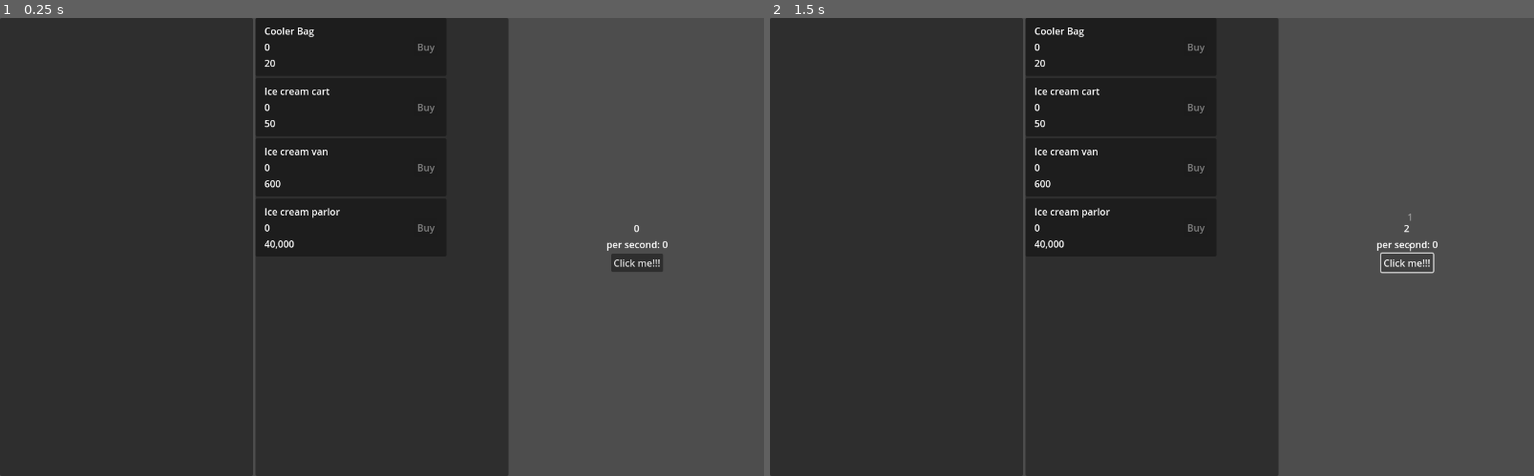
Above: before the commit, frames 1-2 (left to right).
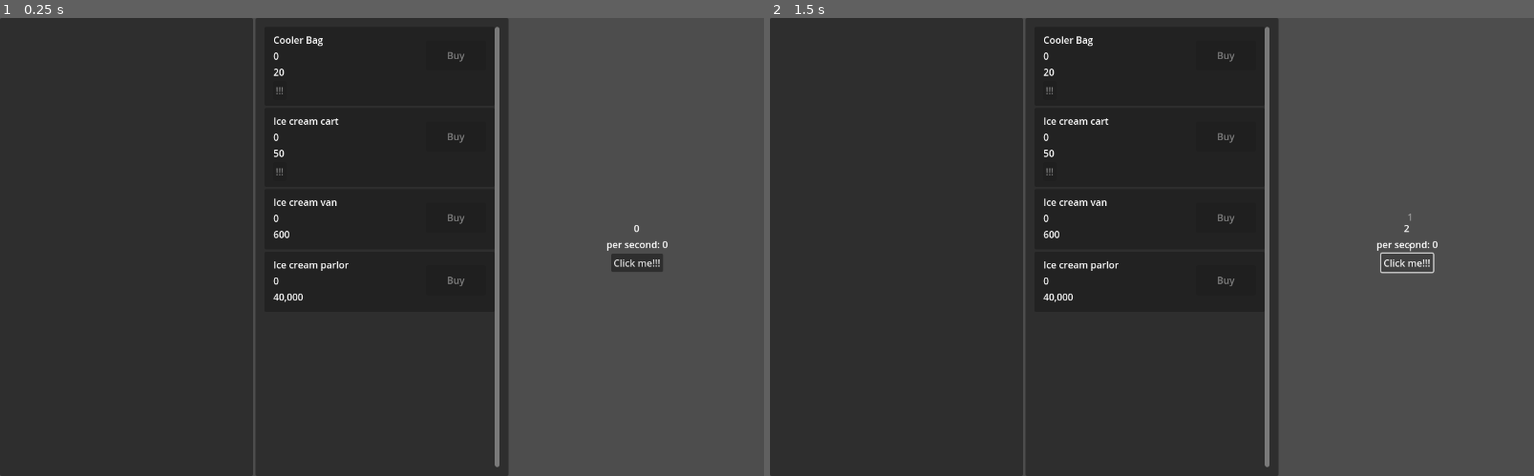
Above: after the commit, the same moments.

Repository: O-39889/tmic
Game: Godot game, scene res://scenes/Main.tscn
Two runs of this game, one before a commit and one after it. Both use one fixed random seed, a clock stepped at 60 frames per second and the inputs below.
Inputs:
- Up to frame 1 (0.25 s): no input
- Up to frame 2 (1.5 s): click "Click me!!!" at 0.5 s; click "Click me!!!" at 1.25 s

The runs differ from the first frame. In frame 1, 1.5% of the frame differs, in the area x 34-66%, y 1-99%; in frame 2, 1.5%.

Commit message:
Add Upgrade scene?

Diff:
--- a/scenes/Business.tscn
+++ b/scenes/Business.tscn
@@ -3,55 +3,60 @@
 [ext_resource type="Script" path="res://scripts/Business.gd" id="1_2qmuf"]
 
 [node name="Business" type="PanelContainer"]
-anchors_preset = -1
-anchor_right = 0.246
-anchor_bottom = 0.144
-offset_right = 5.12
-offset_bottom = -3.67999
+anchors_preset = 14
+anchor_top = 0.5
+anchor_right = 1.0
+anchor_bottom = 0.5
+offset_top = -48.5
+offset_bottom = 48.5
 grow_horizontal = 2
 grow_vertical = 2
 mouse_filter = 1
 script = ExtResource("1_2qmuf")
 
-[node name="PanelContainer" type="PanelContainer" parent="."]
-layout_mode = 2
-
-[node name="MarginContainer" type="MarginContainer" parent="PanelContainer"]
+[node name="MarginContainer" type="MarginContainer" parent="."]
 layout_mode = 2
 theme_override_constants/margin_left = 15
 theme_override_constants/margin_top = 10
 theme_override_constants/margin_right = 15
 theme_override_constants/margin_bottom = 10
 
-[node name="HBoxContainer" type="HBoxContainer" parent="PanelContainer/MarginContainer"]
+[node name="VBoxContainer" type="VBoxContainer" parent="MarginContainer"]
+layout_mode = 2
+
+[node name="HBoxContainer" type="HBoxContainer" parent="MarginContainer/VBoxContainer"]
 layout_mode = 2
 alignment = 2
 
-[node name="VBoxContainer" type="VBoxContainer" parent="PanelContainer/MarginContainer/HBoxContainer"]
+[node name="VBoxContainer" type="VBoxContainer" parent="MarginContainer/VBoxContainer/HBoxContainer"]
 layout_mode = 2
 size_flags_horizontal = 3
 
-[node name="Name" type="Label" parent="PanelContainer/MarginContainer/HBoxContainer/VBoxContainer"]
+[node name="Name" type="Label" parent="MarginContainer/VBoxContainer/HBoxContainer/VBoxContainer"]
 layout_mode = 2
 text = "Business"
 
-[node name="Count" type="Label" parent="PanelContainer/MarginContainer/HBoxContainer/VBoxContainer"]
+[node name="Count" type="Label" parent="MarginContainer/VBoxContainer/HBoxContainer/VBoxContainer"]
 layout_mode = 2
 text = "0"
 
-[node name="Price" type="Label" parent="PanelContainer/MarginContainer/HBoxContainer/VBoxContainer"]
+[node name="Price" type="Label" parent="MarginContainer/VBoxContainer/HBoxContainer/VBoxContainer"]
 layout_mode = 2
 text = "100"
 
-[node name="BuyButton" type="Button" parent="PanelContainer/MarginContainer/HBoxContainer"]
+[node name="BuyButton" type="Button" parent="MarginContainer/VBoxContainer/HBoxContainer"]
+custom_minimum_size = Vector2(100, 50)
 layout_mode = 2
 size_flags_vertical = 4
 text = "Buy"
 
+[node name="UpgradesList" type="HFlowContainer" parent="MarginContainer/VBoxContainer"]
+layout_mode = 2
+
 [node name="TooltipTimer" type="Timer" parent="."]
 one_shot = true
 
-[connection signal="mouse_entered" from="PanelContainer" to="." method="_on_panel_container_mouse_entered"]
-[connection signal="mouse_exited" from="PanelContainer" to="." method="_on_panel_container_mouse_exited"]
-[connection signal="pressed" from="PanelContainer/MarginContainer/HBoxContainer/BuyButton" to="." method="_on_buy_button_pressed"]
+[connection signal="mouse_entered" from="." to="." method="_on_panel_container_mouse_entered"]
+[connection signal="mouse_exited" from="." to="." method="_on_panel_container_mouse_exited"]
+[connection signal="pressed" from="MarginContainer/VBoxContainer/HBoxContainer/BuyButton" to="." method="_on_buy_button_pressed"]
 [connection signal="timeout" from="TooltipTimer" to="." method="_on_tooltip_timer_timeout"]
--- a/scenes/Main.tscn
+++ b/scenes/Main.tscn
@@ -29,13 +29,24 @@
 layout_mode = 2
 size_flags_horizontal = 3
 
-[node name="ScrollContainer" type="ScrollContainer" parent="ThreeContainer/PanelContainer2"]
+[node name="MarginContainer" type="MarginContainer" parent="ThreeContainer/PanelContainer2"]
+layout_mode = 2
+theme_override_constants/margin_left = 15
+theme_override_constants/margin_top = 15
+theme_override_constants/margin_right = 15
+theme_override_constants/margin_bottom = 15
+
+[node name="ScrollContainer" type="ScrollContainer" parent="ThreeContainer/PanelContainer2/MarginContainer"]
 clip_contents = false
 layout_mode = 2
+horizontal_scroll_mode = 0
+vertical_scroll_mode = 2
 
-[node name="BusinessesList" type="VBoxContainer" parent="ThreeContainer/PanelContainer2/ScrollContainer"]
+[node name="BusinessesList" type="VBoxContainer" parent="ThreeContainer/PanelContainer2/MarginContainer/ScrollContainer"]
 custom_minimum_size = Vector2(320, 150)
 layout_mode = 2
+size_flags_horizontal = 3
+size_flags_vertical = 3
 
 [node name="CenterContainer" type="CenterContainer" parent="ThreeContainer"]
 layout_mode = 2
--- /dev/null
+++ b/scenes/Upgrade.tscn
@@ -0,0 +1,13 @@
+[gd_scene load_steps=2 format=3 uid="uid://bna7gbrsvra85"]
+
+[ext_resource type="Script" path="res://scripts/Upgrade.gd" id="1_lpcj5"]
+
+[node name="Upgrade" type="Button"]
+offset_right = 8.0
+offset_bottom = 8.0
+text = "!!!"
+script = ExtResource("1_lpcj5")
+
+[connection signal="mouse_entered" from="." to="." method="_on_mouse_entered"]
+[connection signal="mouse_exited" from="." to="." method="_on_mouse_exited"]
+[connection signal="pressed" from="." to="." method="_on_pressed"]
--- a/scripts/Business.gd
+++ b/scripts/Business.gd
@@ -3,11 +3,14 @@
 signal business_purchased(short_name, amount)
 
 var business;
-@onready var b_name := $PanelContainer/MarginContainer/HBoxContainer/VBoxContainer/Name;
-@onready var b_count := $PanelContainer/MarginContainer/HBoxContainer/VBoxContainer/Count;
-@onready var b_price := $PanelContainer/MarginContainer/HBoxContainer/VBoxContainer/Price;
-@onready var b_utton := $PanelContainer/MarginContainer/HBoxContainer/BuyButton;
-@onready var timer := $TooltipTimer;
+@onready var b_name := find_child("Name");
+@onready var b_count := find_child("Count");
+@onready var b_price := find_child("Price");
+@onready var b_utton := find_child("BuyButton");
+@onready var timer := find_child("TooltipTimer");
+@onready var upgrades_list := find_child("UpgradesList");
+
+@onready var upgrade_scene := preload("res://scenes/Upgrade.tscn");
 
 var next_price: float;
 var tooltip : Control = null;
@@ -19,6 +22,14 @@
 	if business == null:
 		print("Error: business for business node " + str(self) + " is not set");
 		return;
+	var previous_upgrade : Control = null;
+	for u in business.upgrades:
+		var upgrade := upgrade_scene.instantiate();
+		upgrade.business = business;
+		upgrade.upgrade = u;
+		upgrade.previous = previous_upgrade;
+		upgrades_list.add_child(upgrade);
+		previous_upgrade = upgrade;
 	b_name.text = str(business.full_name);
 	update();
 
--- a/scripts/Game.gd
+++ b/scripts/Game.gd
@@ -5,7 +5,8 @@
 @onready var FLAVOURS_INFO : Array = ResourceLoader.load("res://data/flavours.json").data;
 
 var counter : float = 0;
-var businesses : Array;
+var counter_all_time : float = 0;
+var businesses : Array[Business];
 
 var base_click_production : float = 1;
 var clicks : int = 0;
@@ -29,6 +30,7 @@
 	var initial_production: float;
 	var production: float;
 	var production_all_time: float;
+	var upgrades: Array;
 
 	func _init(_id: int, entry: Dictionary):
 		id = _id
@@ -42,6 +44,11 @@
 		initial_production = entry["initial_production"];
 		production = entry["initial_production"];
 		production_all_time = 0;
+		upgrades = entry["upgrades"];
+
+		for u in upgrades:
+			u["purchased"] = false;
+
 
 	func base_produce(delta: float) -> float:
 		return production * count * delta;;
--- a/scripts/Main.gd
+++ b/scripts/Main.gd
@@ -55,6 +55,7 @@
 
 			b.production_all_time += produced;
 			ips += produced;
+			Game.counter_all_time += produced;
 			Game.counter += produced;
 	ips /= delta;
 	Game.ips = ips;
@@ -81,6 +82,7 @@
 
 func _on_button_pressed():
 	var produced : float = Game.get_click_production();
+	Game.counter_all_time += produced;
 	Game.counter += produced;
 	update_counter();
 	var pos := get_viewport().get_mouse_position();
--- /dev/null
+++ b/scripts/Upgrade.gd
@@ -0,0 +1,61 @@
+extends Button
+
+
+enum UpgradeState {
+	HIDDEN,
+	LOCKED,
+	UNLOCKED_NOT_AFFORDABLE,
+	UNLOCKED_AFFORDABLE,
+	PURCHASED,
+}
+
+
+var business : RefCounted;
+var upgrade : Dictionary;
+var state : UpgradeState;
+var previous : Button = null;
+
+
+func _ready():
+	update();
+
+
+func _process(delta):
+	update();
+
+
+func update():
+	self.state = get_state();
+	self.visible = self.state != UpgradeState.HIDDEN;
+	self.disabled = self.state != UpgradeState.UNLOCKED_AFFORDABLE and self.state != UpgradeState.PURCHASED;
+
+
+func get_state() -> UpgradeState:
+	if upgrade["purchased"]:
+		return UpgradeState.PURCHASED;
+	if previous == null:
+		# first one is never hidden
+		if business.count < upgrade["required"]:
+			return UpgradeState.LOCKED;
+		if Game.counter < upgrade["price"]:
+			return UpgradeState.UNLOCKED_NOT_AFFORDABLE;
+	else:
+		if previous.state == UpgradeState.LOCKED or previous.state == UpgradeState.HIDDEN:
+			return UpgradeState.HIDDEN;
+		if business.count < upgrade["required"]:
+			return UpgradeState.LOCKED;
+		if Game.counter < upgrade["price"]:
+			return UpgradeState.UNLOCKED_NOT_AFFORDABLE;
+	return UpgradeState.UNLOCKED_AFFORDABLE;
+
+
+func _on_pressed():
+	print(upgrade["full_name"]);
+
+
+func _on_mouse_entered():
+	self.text = "¡¡¡";
+
+
+func _on_mouse_exited():
+	self.text = "!!!";
